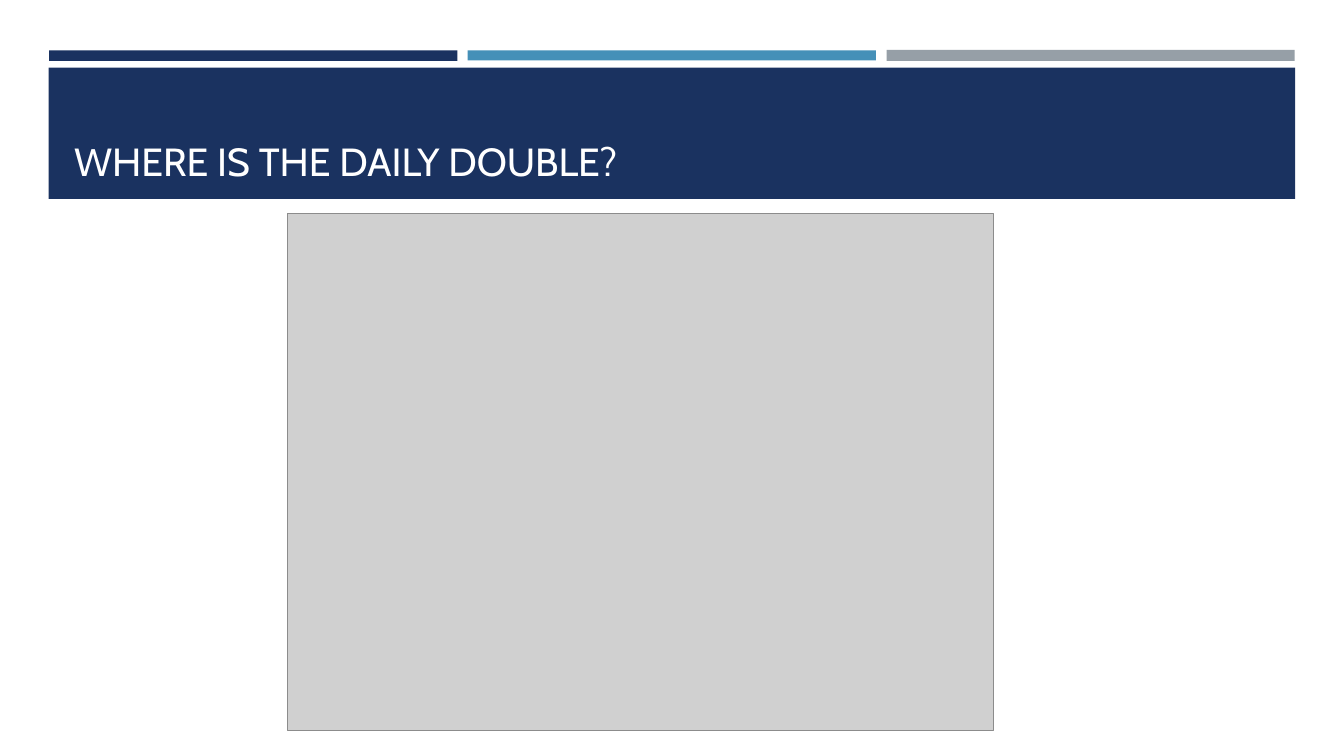
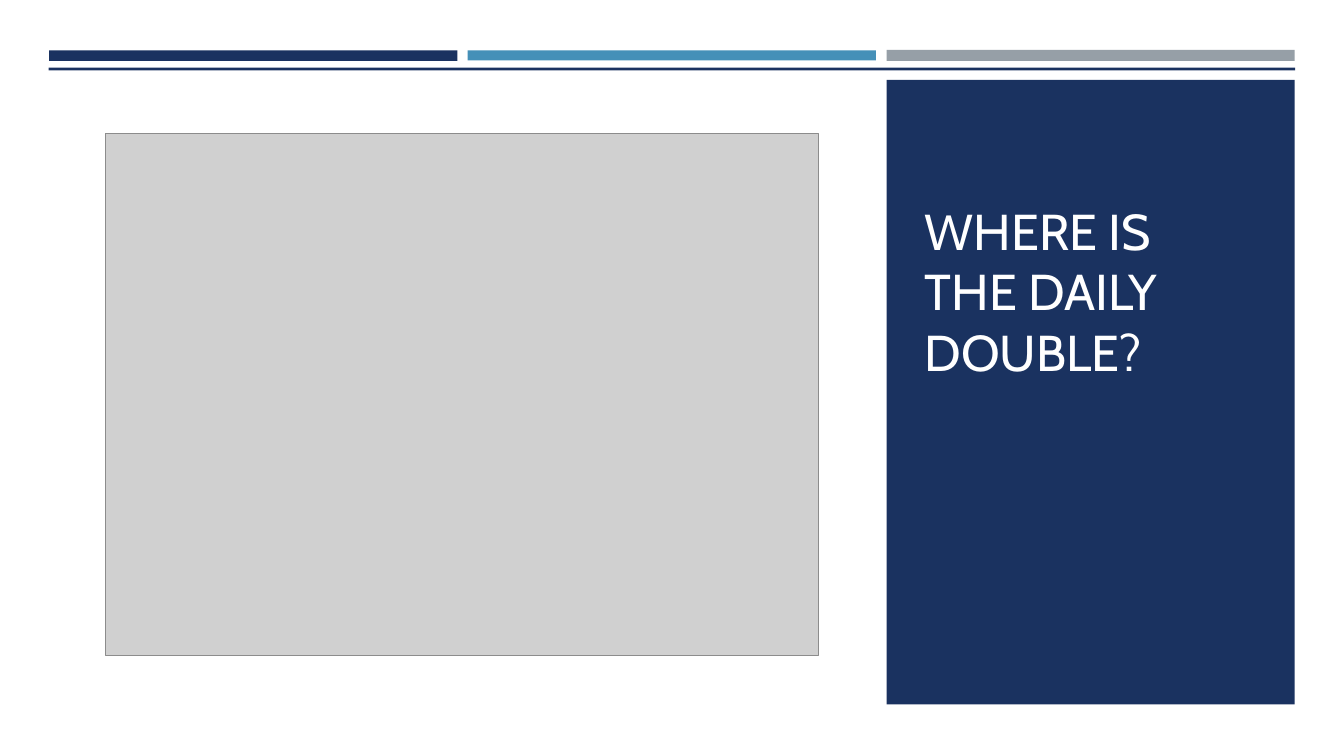
Before and after one commit to mattfarrow1/7330-term-project, a slide deck: slide 14 of docs/Analyzing_Jeopardy_Data.pptx (slide 13 before the commit). Drawn at 1344x756 pixels with LibreOffice and Linux fonts; fonts in the diff are those of the drawing; grey boxes stand for pictures. Boxes give left, top, right and bottom in pixels: in the first picture for what was removed or moved away, otherwise in the second. Text is boxed around its words. In the diff, an @@ line names an element or a change of style, - is before the commit and + after.

```diff
--- a/docs/Analyzing_Jeopardy_Data.pptx
+++ b/docs/Analyzing_Jeopardy_Data.pptx
@@ rectangle added at bbox=[0, 71, 1344, 756], fill #FFFFFF @@
@@ rectangle added at bbox=[886, 80, 1295, 705], fill #1A3260 @@
@@ picture: place and size @@
-picture at bbox=[287, 214, 993, 731]
+picture at bbox=[106, 133, 819, 655]
@@ title "WHERE IS THE DAILY DOUBLE?": place and size @@
-title "WHERE IS THE DAILY DOUBLE?" at bbox=[74, 146, 617, 177]
+title "WHERE IS THE DAILY DOUBLE?" at bbox=[925, 214, 1157, 372]
@@ title "WHERE IS THE DAILY DOUBLE?" at bbox=[925, 214, 1157, 372]: size 28 to 36 pt @@
```
Also in this commit, not shown: 6 other slides changed, 4 slides added, 3 slides removed.
